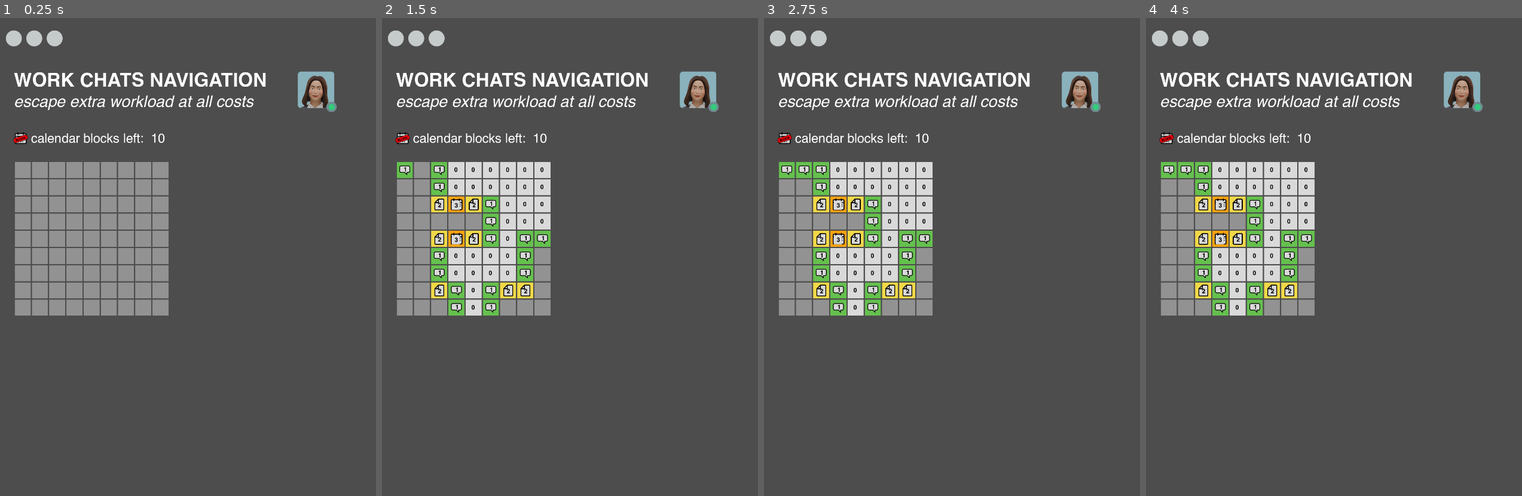
Above: before the commit, frames 1-4 (left to right).
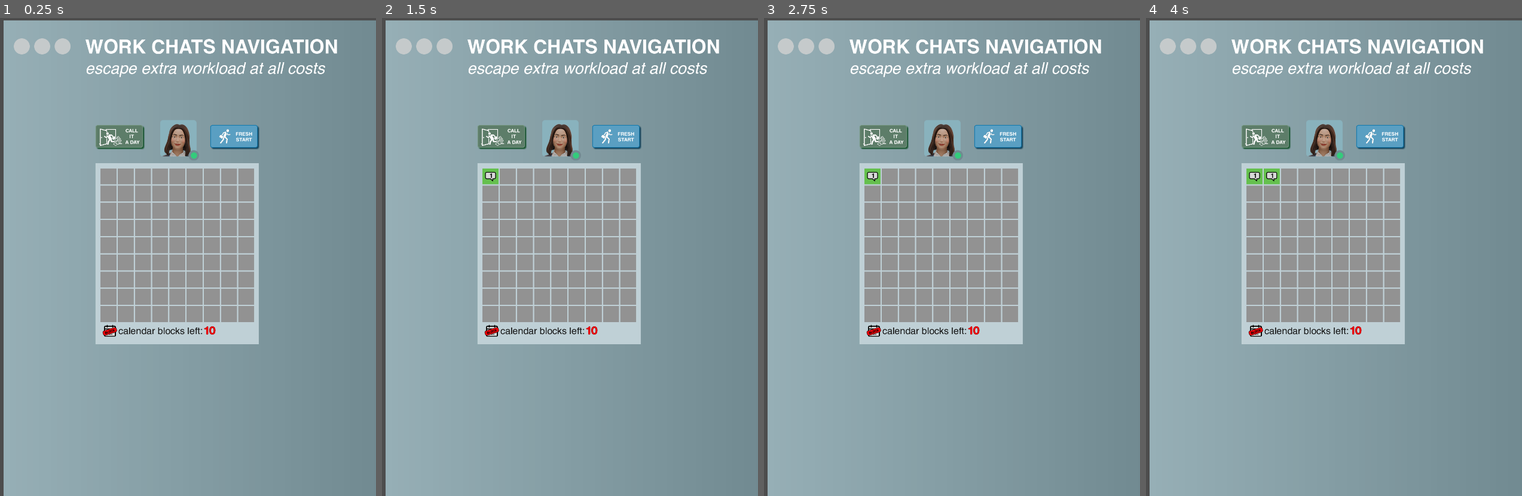
Above: after the commit, the same moments.

Repository: grkovalev/office-game
Game: Godot game, scene res://minesweeper.tscn
Two runs of this game, one before a commit and one after it. Both use one fixed random seed, a clock stepped at 60 frames per second and the inputs below. This scene is started directly instead of the project's main scene.
Inputs (mouse positions are in pixels of both pictures, inside the frame that each line leads up to):
- Up to frame 1 (0.25 s): no input
- Up to frame 2 (1.5 s): click (404, 170) at 0.52 s; click (491, 175) at 1.27 s
- Up to frame 3 (2.75 s): click (805, 170) at 2.02 s
- Up to frame 4 (4 s): click (1270, 175) at 2.77 s; click (1202, 170) at 3.52 s

The runs differ from the first frame. In frame 1, 94% of the frame differs, in the area x 0-100%, y 0-100%; in frame 2, 97%; in frame 3, 97%; in frame 4, 97%.

Commit message:
Rearranged window, added buttons
Changed window layout, added exit and restart buttons

Diff:
--- a/minesweeper.tscn
+++ b/minesweeper.tscn
@@ -8,6 +8,7 @@
 [ext_resource type="Texture2D" uid="uid://dcq5exfvf4gei" path="res://avatars/slack/avatar_f_concerned_center.png" id="4_nlm7j"]
 [ext_resource type="Script" uid="uid://c7p5uheulg5l6" path="res://number_calblocks.gd" id="5_cf5gv"]
 [ext_resource type="Texture2D" uid="uid://0xe7l6uwgage" path="res://avatars/slack/avatar_f_concerned_left.png" id="5_h640s"]
+[ext_resource type="FontFile" uid="uid://b558upd3cvld" path="res://fonts/helvetica-rounded-bold-5871d05ead8de.otf" id="6_crrax"]
 [ext_resource type="Texture2D" uid="uid://cqvgmawoan8hx" path="res://avatars/slack/avatar_f_concerned_right.png" id="6_m1acp"]
 [ext_resource type="Texture2D" uid="uid://5b6gndoionh1" path="res://avatars/slack/avatar_f_gameover.png" id="7_ro3ru"]
 [ext_resource type="Texture2D" uid="uid://dd6gwavrqnkat" path="res://avatars/slack/avatar_f_fail.png" id="8_1xtce"]
@@ -15,10 +16,19 @@
 [ext_resource type="Texture2D" uid="uid://7rlixdrpsxs8" path="res://ui_buttons/minesweeper/minesweep_block.png" id="10_m1acp"]
 [ext_resource type="Script" uid="uid://bkphwlfihcy35" path="res://tilebutton.gd" id="12_1xtce"]
 [ext_resource type="Texture2D" uid="uid://8wn1ier2rei" path="res://minesweeper_atlas.png" id="15_8neyo"]
-
-[sub_resource type="Environment" id="Environment_ql2jn"]
-background_mode = 1
-background_color = Color(0.44313726, 0.5411765, 0.5686275, 1)
+[ext_resource type="Texture2D" uid="uid://cy2eejtdigm46" path="res://ui_buttons/minesweeper/minesweeper_ui_atlas.png" id="16_8neyo"]
+
+[sub_resource type="Gradient" id="Gradient_k6kum"]
+colors = PackedColorArray(0.5897706, 0.686903, 0.71425915, 1, 0.44313726, 0.5411765, 0.5686275, 1)
+
+[sub_resource type="GradientTexture2D" id="GradientTexture2D_8neyo"]
+gradient = SubResource("Gradient_k6kum")
+
+[sub_resource type="Gradient" id="Gradient_8neyo"]
+colors = PackedColorArray(0.7529412, 0.81960785, 0.8392157, 1, 0.751621, 0.8193747, 0.8392775, 1)
+
+[sub_resource type="GradientTexture2D" id="GradientTexture2D_crrax"]
+gradient = SubResource("Gradient_8neyo")
 
 [sub_resource type="SpriteFrames" id="SpriteFrames_nlm7j"]
 animations = [{
@@ -78,6 +88,14 @@
 [sub_resource type="AtlasTexture" id="AtlasTexture_8neyo"]
 atlas = ExtResource("15_8neyo")
 region = Rect2(0, 0, 50, 50)
+
+[sub_resource type="AtlasTexture" id="AtlasTexture_crrax"]
+atlas = ExtResource("16_8neyo")
+region = Rect2(7, 7, 155, 77)
+
+[sub_resource type="AtlasTexture" id="AtlasTexture_2so26"]
+atlas = ExtResource("16_8neyo")
+region = Rect2(7, 92, 155, 77)
 
 [node name="main_minesweeper" type="Node2D"]
 script = ExtResource("1_k6kum")
@@ -87,83 +105,116 @@
 initial_position = 1
 size = Vector2i(1200, 1500)
 
-[node name="bg_color" type="WorldEnvironment" parent="Window"]
-environment = SubResource("Environment_ql2jn")
+[node name="bg_color" type="TextureRect" parent="Window"]
+offset_left = 32.0
+offset_top = 8.0
+offset_right = 1232.0
+offset_bottom = 1504.0
+texture = SubResource("GradientTexture2D_8neyo")
+
+[node name="bg_undermines" type="TextureRect" parent="Window"]
+offset_left = 320.0
+offset_top = 456.0
+offset_right = 832.0
+offset_bottom = 1024.0
+size_flags_horizontal = 4
+size_flags_vertical = 4
+texture = SubResource("GradientTexture2D_crrax")
 
 [node name="ui_circle" type="Sprite2D" parent="Window"]
-position = Vector2(64, 64)
+position = Vector2(89, 89)
 scale = Vector2(0.5, 0.5)
 texture = ExtResource("1_a5xdw")
 
 [node name="ui_circle2" type="Sprite2D" parent="Window"]
-position = Vector2(128, 64)
+position = Vector2(153, 89)
 scale = Vector2(0.5, 0.5)
 texture = ExtResource("1_a5xdw")
 
 [node name="ui_circle3" type="Sprite2D" parent="Window"]
-position = Vector2(192, 64)
+position = Vector2(217, 89)
 scale = Vector2(0.5, 0.5)
 texture = ExtResource("1_a5xdw")
 
 [node name="title" type="Label" parent="Window"]
-offset_left = 64.0
-offset_top = 168.0
-offset_right = 858.0
-offset_bottom = 229.0
+offset_left = 288.0
+offset_top = 64.0
+offset_right = 1082.0
+offset_bottom = 125.0
 theme_override_fonts/font = ExtResource("1_xrf8k")
 theme_override_font_sizes/font_size = 60
 text = "WORK CHATS NAVIGATION"
 
 [node name="subtitle" type="Label" parent="Window"]
-offset_left = 64.0
-offset_top = 240.0
-offset_right = 821.0
-offset_bottom = 291.0
+offset_left = 288.0
+offset_top = 136.0
+offset_right = 1045.0
+offset_bottom = 187.0
 theme_override_fonts/font = ExtResource("2_xrf8k")
 theme_override_font_sizes/font_size = 50
 text = "escape extra workload at all costs"
 
 [node name="calendar blocks left" type="Label" parent="Window"]
-offset_left = 118.0
-offset_top = 359.5
-offset_right = 479.0
-offset_bottom = 408.5
+offset_left = 392.0
+offset_top = 968.0
+offset_right = 661.0
+offset_bottom = 999.0
+theme_override_colors/font_color = Color(0.07450981, 0.07450981, 0.07450981, 1)
 theme_override_fonts/font = ExtResource("1_7nxku")
-theme_override_font_sizes/font_size = 40
+theme_override_font_sizes/font_size = 30
 text = "calendar blocks left:"
 
 [node name="number_calblocks" type="Label" parent="Window"]
-offset_left = 494.0
-offset_top = 359.5
-offset_right = 556.0
-offset_bottom = 408.5
-theme_override_fonts/font = ExtResource("1_7nxku")
-theme_override_font_sizes/font_size = 40
+offset_left = 662.0
+offset_top = 959.0
+offset_right = 702.0
+offset_bottom = 1001.0
+theme_override_colors/font_color = Color(0.92941177, 0, 0.03529412, 1)
+theme_override_colors/font_outline_color = Color(0.42295736, 0, 0.0061869672, 1)
+theme_override_constants/outline_size = 2
+theme_override_fonts/font = ExtResource("6_crrax")
+theme_override_font_sizes/font_size = 35
 text = "10"
 script = ExtResource("5_cf5gv")
 
 [node name="avatar_slack" type="AnimatedSprite2D" parent="Window"]
-position = Vector2(1016, 232)
+position = Vector2(584, 384)
 sprite_frames = SubResource("SpriteFrames_nlm7j")
 animation = &"def_center"
 
 [node name="calblock" type="Sprite2D" parent="Window"]
-position = Vector2(85, 377.5)
+position = Vector2(365, 982)
 texture = ExtResource("10_m1acp")
 
 [node name="tiles_minesweeper" type="CanvasLayer" parent="Window"]
 
 [node name="grid9x9" type="GridContainer" parent="Window/tiles_minesweeper"]
-offset_left = 67.0
-offset_top = 452.46
-offset_right = 225.0
-offset_bottom = 502.46
+offset_left = 336.0
+offset_top = 472.0
+offset_right = 416.0
+offset_bottom = 528.0
 size_flags_horizontal = 4
 size_flags_vertical = 4
 columns = 9
 
 [node name="tile" type="TextureButton" parent="Window/tiles_minesweeper/grid9x9"]
 layout_mode = 2
+size_flags_horizontal = 4
+size_flags_vertical = 4
 texture_normal = SubResource("AtlasTexture_k6kum")
 texture_pressed = SubResource("AtlasTexture_8neyo")
 script = ExtResource("12_1xtce")
+
+[node name="exitbtn" type="TextureButton" parent="Window"]
+offset_left = 320.0
+offset_top = 336.0
+offset_right = 485.0
+offset_bottom = 426.0
+texture_normal = SubResource("AtlasTexture_crrax")
+
+[node name="restartbtn" type="TextureButton" parent="Window"]
+offset_left = 680.0
+offset_top = 336.0
+offset_right = 845.0
+offset_bottom = 426.0
+texture_normal = SubResource("AtlasTexture_2so26")
Not shown: 1 places in minesweeper.tscn that only renumber resources
Binary file added: ui_buttons/minesweeper/minesweeper_ui_atlas.png
Not shown, added: ui_buttons/minesweeper/minesweeper_ui_atlas.png.import
